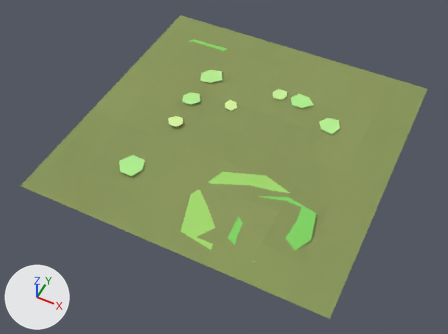
What one commit did to the glTF model public/tiles/acid_v2_lowpoly.glb.
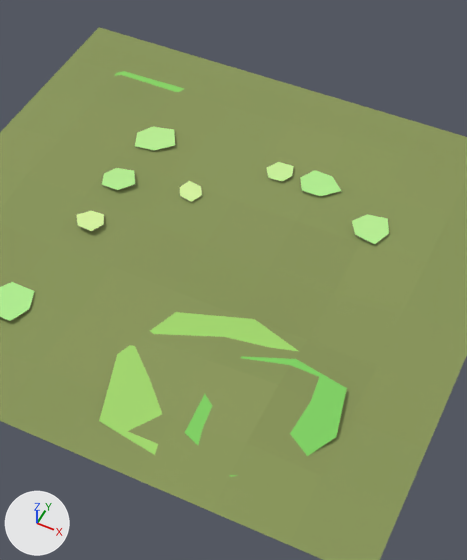
There are two pictures of each version: one whole from a 50 mm lens placed at (0.603, -1.316, 1.454), pointed at (-0.007, -0.094, -0.073), one close up on the part from 28% to 85% of the width and 0% to 92% of the height. The lights are fixed; the arrows at lower left show +X, +Y and +Z. The first two pictures are the older version. Vertices at exactly the same position are counted once.

Names of what the first close-up shows: 'Acid_v2Tile'.
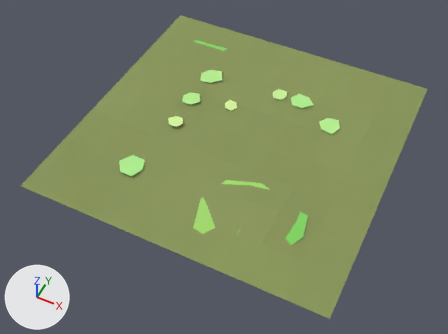
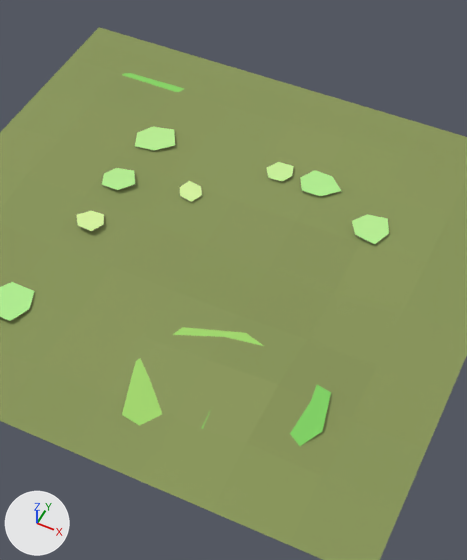
Pixel boxes (x1, y1, x2, y2) of what changed, in the close-ups (467 x 560 px; the box of a moved part takes in the faces that stretch with it):
part 1 of me_acid_v2tile, moved or reshaped: before (99, 312, 298, 455); after (122, 327, 263, 426)
part 2 of me_acid_v2tile, moved or reshaped: before (185, 356, 347, 477); after (202, 385, 331, 446)

Edits to the bpy script that builds the scene:
```text
Change me_acid_v2tile:
    where me_acid_v2tile.from_pydata(...)  # 169 vertices, 190 faces; spans x -0.5..0.5, y -0.5..0.5, z -0.02..0.018
    used by ob_acid_v2tile; location = (0.0, 0.0, 0.0)
    me_acid_v2tile part 1: the loose piece of 8 vertices spanning x -0.018..0.327, y -0.453..-0.127, z 0.002 is scaled about its middle by (0.8, 0.8, 1), then moved by (0.0, -0.002, 0.0)
    me_acid_v2tile part 2: the loose piece of 8 vertices spanning x 0.148..0.368, y -0.437..-0.182, z 0.008 is scaled about its middle by (0.8, 0.8, 1), then moved by (-0.001, 0.002, 0.0)
```
